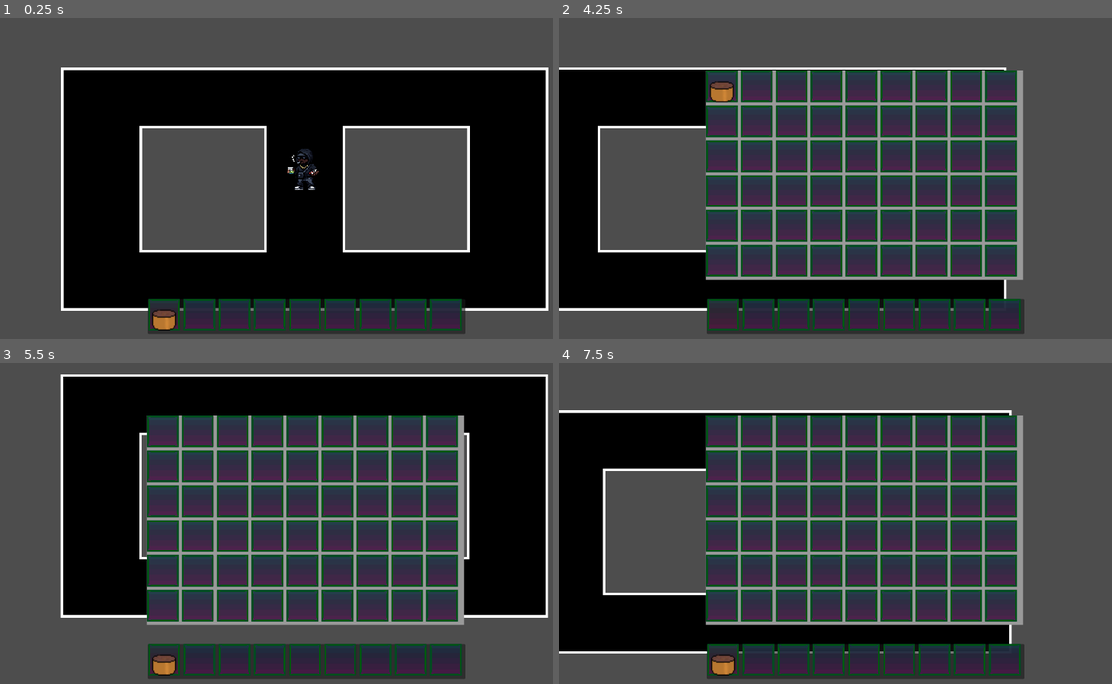
Above: before the commit, frames 1-4 (two rows, left to right).
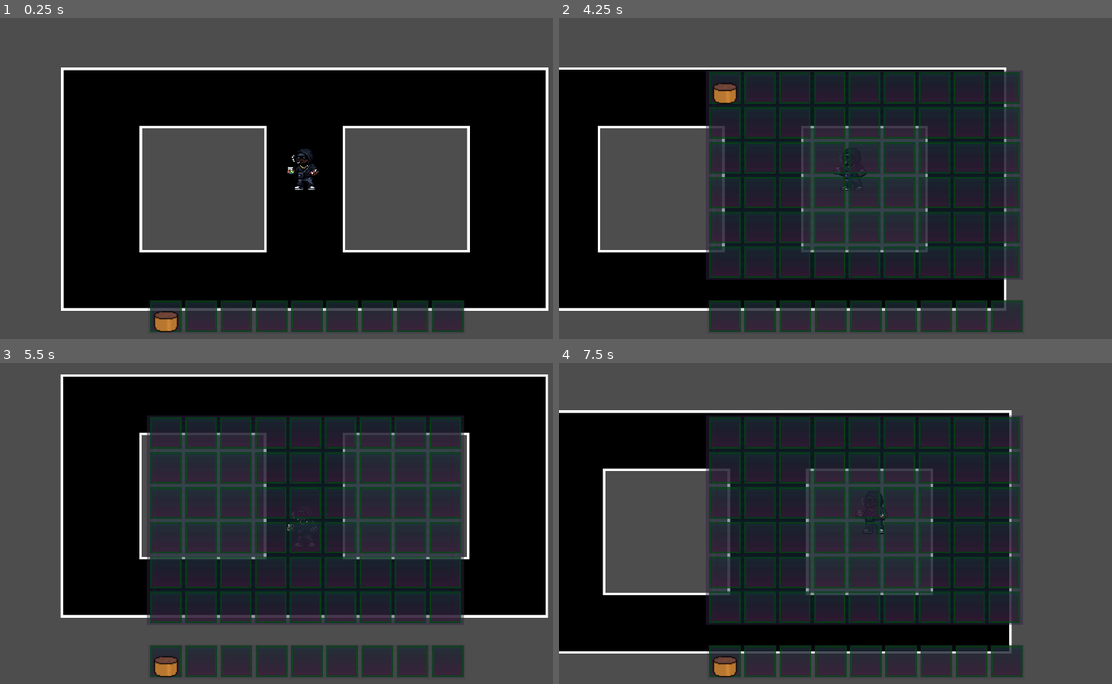
Above: after the commit, the same moments.

Repository: Magical-Schedule/magical-schedule
Game: Godot game, scene res://scenes/dev/playground.tscn
The game is run twice, just before and just after one commit, with the same random seed, the same clock (stepped at 60 frames per second) and the same inputs.
Inputs (mouse positions are in pixels of both pictures, inside the frame that each line leads up to):
- Up to frame 1 (0.25 s): no input
- Up to frame 2 (4.25 s): tap Enter at 0.5 s; move the mouse to (724, 313) at 0.52 s; hold D (move_right) 0.53-1.28 s; click (724, 313) at 0.67 s; move the mouse to (758, 313) at 1.27 s; hold S (move_down) 1.28-2.03 s; click (758, 313) at 1.42 s; move the mouse to (791, 313) at 2.02 s; hold D (move_right) 2.03-2.78 s; click (791, 313) at 2.17 s; move the mouse to (829, 313) at 2.77 s; hold W (move_up) 2.78-3.53 s; click (829, 313) at 2.92 s; move the mouse to (863, 313) at 3.52 s; hold A (move_left) from 3.53 s (still down); click (863, 313) at 3.67 s; tap Tab (inventory_toggle) at 4.15 s
- Up to frame 3 (5.5 s): move the mouse to (160, 430) at 4.27 s; click (160, 430) at 4.42 s; move the mouse to (199, 430) at 5.02 s; release A (move_left) at 5.03 s; hold S (move_down) from 5.03 s (still down); click (199, 430) at 5.17 s
- Up to frame 4 (7.5 s): move the mouse to (791, 430) at 5.77 s; release S (move_down) at 5.78 s; hold D (move_right) 5.78-6.53 s; click (791, 430) at 5.92 s; move the mouse to (824, 430) at 6.52 s; hold W (move_up) 6.53-7.28 s; click (824, 430) at 6.67 s; move the mouse to (863, 430) at 7.27 s; hold D (move_right) from 7.28 s (still down); click (863, 430) at 7.42 s

The runs differ from the first frame. In frame 1, 3.0% of the frame differs, in the area x 26-85%, y 87-99%; in frame 2, 29%; in frame 3, 27%; in frame 4, 30%, in the area x 26-85%, y 16-99%.

Commit message:
Adjusted slot texture, inventory background, need to fix sprite positioning in slot

Diff:
--- a/scripts/item-system/inventory/InventorySlot.gd
+++ b/scripts/item-system/inventory/InventorySlot.gd
@@ -2,7 +2,6 @@
 
 @onready var Icon : TextureRect = $TextureRect
 @onready var quantity_label: Label = $Label
-@onready var selection_frame: Control = $SelectionFrame
 
 var slot_data: SlotData
 
@@ -44,7 +43,3 @@
 			target.quantity += slot_data.quantity
 			slot_data.quantity = 0
 			return
-
-func set_highlight(is_active: bool):
-	if selection_frame:
-		selection_frame.visible = is_active
--- a/scripts/item-system/inventory/InventorySlot.tscn
+++ b/scripts/item-system/inventory/InventorySlot.tscn
@@ -1,6 +1,7 @@
-[gd_scene load_steps=3 format=3 uid="uid://blmsp1xvwlccu"]
+[gd_scene load_steps=4 format=3 uid="uid://blmsp1xvwlccu"]
 
 [ext_resource type="Script" uid="uid://d0k5xhqa0ifd3" path="res://scripts/item-system/inventory/InventorySlot.gd" id="1_vov34"]
+[ext_resource type="Texture2D" uid="uid://tqo4ass88rb5" path="res://assets/UI and logos/Low res/SelectedSlot_low.png" id="2_screb"]
 [ext_resource type="Texture2D" uid="uid://dysfj86mebjl1" path="res://assets/UI and logos/High res/Backpack_slot.png" id="2_wo1sd"]
 
 [node name="InventorySlot" type="PanelContainer"]
@@ -16,12 +17,13 @@
 script = ExtResource("1_vov34")
 metadata/_edit_use_anchors_ = true
 
-[node name="SelectionFrame" type="ColorRect" parent="."]
+[node name="SelectionFrame" type="TextureRect" parent="."]
 visible = false
 layout_mode = 2
-color = Color(0.25940907, 0.14740574, 0.0029876442, 1)
+texture = ExtResource("2_screb")
 
 [node name="TextureRect2" type="TextureRect" parent="."]
+modulate = Color(1, 1, 1, 0.5294118)
 layout_mode = 2
 texture = ExtResource("2_wo1sd")
 expand_mode = 1
--- a/scripts/item-system/inventory/InventoryUI.gd
+++ b/scripts/item-system/inventory/InventoryUI.gd
@@ -9,7 +9,6 @@
 
 
 var inventory_data: InventoryData
-var active_slot_index: int = 0
 
 func _ready():
 	print("creating inventory")
@@ -30,7 +29,6 @@
 		else:
 			hotbar_grid.add_child(slot_visual)
 		slot_visual.set_slot_data(inventory_data.slots[i])
-	update_hotbar_visuals()
 #inventory toggle z E
 func _input(event):
 	if event.is_action_pressed("inventory_toggle"):
@@ -41,11 +39,6 @@
 		else:
 			Input.mouse_mode = Input.MOUSE_MODE_CAPTURED
 			inventory_data.save_inventory()
-	if event is InputEventMouseButton and event.pressed:
-		if event.button_index == MOUSE_BUTTON_WHEEL_UP:
-			change_active_slot(-1)
-		elif event.button_index == MOUSE_BUTTON_WHEEL_DOWN:
-			change_active_slot(1)
 
 func add_item(item: ItemData, count: int = 1):
 	var search_order = []
@@ -67,17 +60,3 @@
 			return true # Uspešno dodano
 
 	return false
-
-func update_hotbar_visuals():
-	# Preverimo, če hotbar sploh ima otroke, da ne pride do napake
-	if hotbar_grid.get_child_count() > 0:
-		for i in range(hotbar_grid.get_child_count()):
-			var slot = hotbar_grid.get_child(i)
-			# set_highlight mora biti definiran v InventorySlot.gd
-			slot.set_highlight(i == active_slot_index)
-
-func change_active_slot(direction: int):
-	# wrapi(trenutna_vrednost, min, max)
-	# Hotbar ima 9 slotov (indeksi 0 do 8)
-	active_slot_index = wrapi(active_slot_index + direction, 0, 9)
-	update_hotbar_visuals()
--- a/scripts/item-system/inventory/InventoryUI.tscn
+++ b/scripts/item-system/inventory/InventoryUI.tscn
@@ -1,9 +1,20 @@
-[gd_scene load_steps=4 format=3 uid="uid://dep2pqc0lkxnw"]
+[gd_scene load_steps=7 format=3 uid="uid://dep2pqc0lkxnw"]
 
 [ext_resource type="Script" uid="uid://iwb3cdwhwwlt" path="res://scripts/item-system/inventory/InventoryUI.gd" id="1_2sbf0"]
 [ext_resource type="PackedScene" uid="uid://blmsp1xvwlccu" path="res://scripts/item-system/inventory/InventorySlot.tscn" id="2_3ckgw"]
+[ext_resource type="Texture2D" uid="uid://dkd2ddf6uhx53" path="res://assets/UI and logos/High res/InventoryBG_cropped.png" id="3_qhxqw"]
+[ext_resource type="Texture2D" uid="uid://j51yrb8qwi8s" path="res://assets/UI and logos/High res/InvetoryBG_hotbar.png" id="4_6jawy"]
 
-[sub_resource type="StyleBoxFlat" id="StyleBoxFlat_3ckgw"]
+[sub_resource type="StyleBoxTexture" id="StyleBoxTexture_6jawy"]
+texture = ExtResource("3_qhxqw")
+modulate_color = Color(1, 1, 1, 0.47058824)
+
+[sub_resource type="StyleBoxTexture" id="StyleBoxTexture_qhxqw"]
+texture = ExtResource("4_6jawy")
+texture_margin_left = 40.0
+texture_margin_top = 40.0
+texture_margin_right = 40.0
+texture_margin_bottom = 40.0
 
 [node name="InventoryUi" type="Control"]
 layout_mode = 3
@@ -29,7 +40,7 @@
 offset_bottom = 286.0
 grow_horizontal = 2
 grow_vertical = 2
-theme_override_styles/panel = SubResource("StyleBoxFlat_3ckgw")
+theme_override_styles/panel = SubResource("StyleBoxTexture_6jawy")
 
 [node name="VBoxContainer" type="VBoxContainer" parent="Panel"]
 layout_mode = 1
@@ -47,13 +58,16 @@
 metadata/_edit_lock_ = true
 
 [node name="InventoryGrid" type="GridContainer" parent="Panel/VBoxContainer"]
+clip_contents = true
 layout_mode = 2
-size_flags_vertical = 3
+size_flags_horizontal = 4
+size_flags_vertical = 6
 theme_override_constants/h_separation = 10
 theme_override_constants/v_separation = 10
 columns = 9
 
 [node name="Panel2" type="Panel" parent="."]
+self_modulate = Color(1, 1, 1, 0.1882353)
 layout_mode = 1
 anchors_preset = 7
 anchor_left = 0.5
@@ -66,6 +80,7 @@
 offset_bottom = -83.0
 grow_horizontal = 2
 grow_vertical = 0
+theme_override_styles/panel = SubResource("StyleBoxTexture_qhxqw")
 
 [node name="VBoxContainer" type="VBoxContainer" parent="Panel2"]
 layout_mode = 0
@@ -77,7 +92,8 @@
 
 [node name="HotbarGrid" type="GridContainer" parent="Panel2/VBoxContainer"]
 layout_mode = 2
-size_flags_vertical = 3
+size_flags_horizontal = 4
+size_flags_vertical = 6
 theme_override_constants/h_separation = 11
 theme_override_constants/v_separation = 10
 columns = 9
Not shown, added: assets/Piskel projects/Tiles/TilesTemplate.png.import
Not shown, added: assets/UI and logos/High res/Backpack_slot.png.import
Not shown, added: assets/UI and logos/High res/ButtonBorder.png.import
Not shown, added: assets/UI and logos/High res/Expanding textbox asset.png.import
Not shown, added: assets/UI and logos/High res/Hotbar_slot.png.import
Not shown, added: assets/UI and logos/High res/Icon.png.import
Not shown, added: assets/UI and logos/High res/InventoryBG.png.import
Binary file added: assets/UI and logos/High res/InventoryBG_cropped.png
Not shown, added: assets/UI and logos/High res/InventoryBG_cropped.png.import
Binary file added: assets/UI and logos/High res/InvetoryBG_hotbar.png
Not shown, added: assets/UI and logos/High res/InvetoryBG_hotbar.png.import
Not shown, added: assets/UI and logos/High res/MenuBackground.png.import
(and 21 more such lines)
